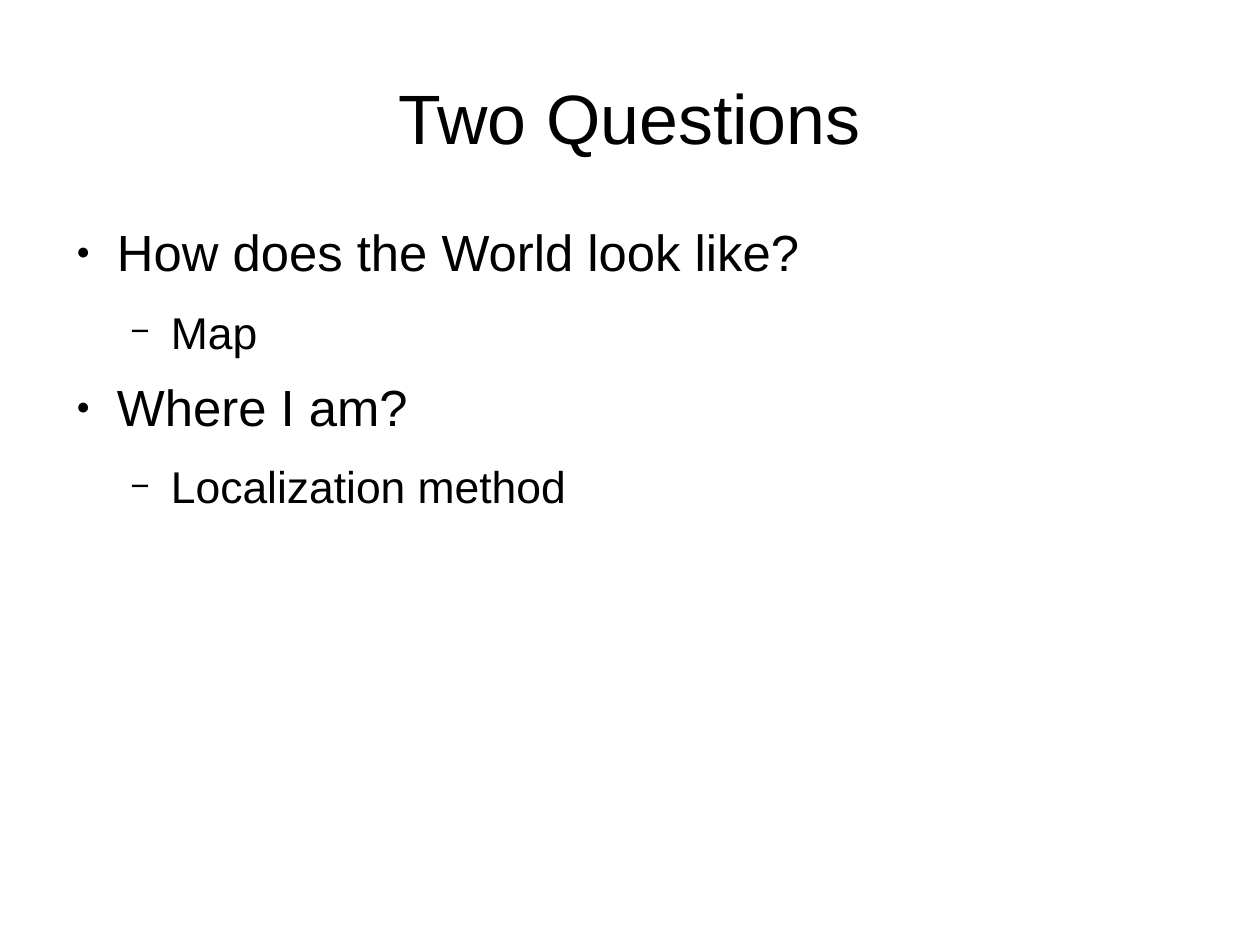
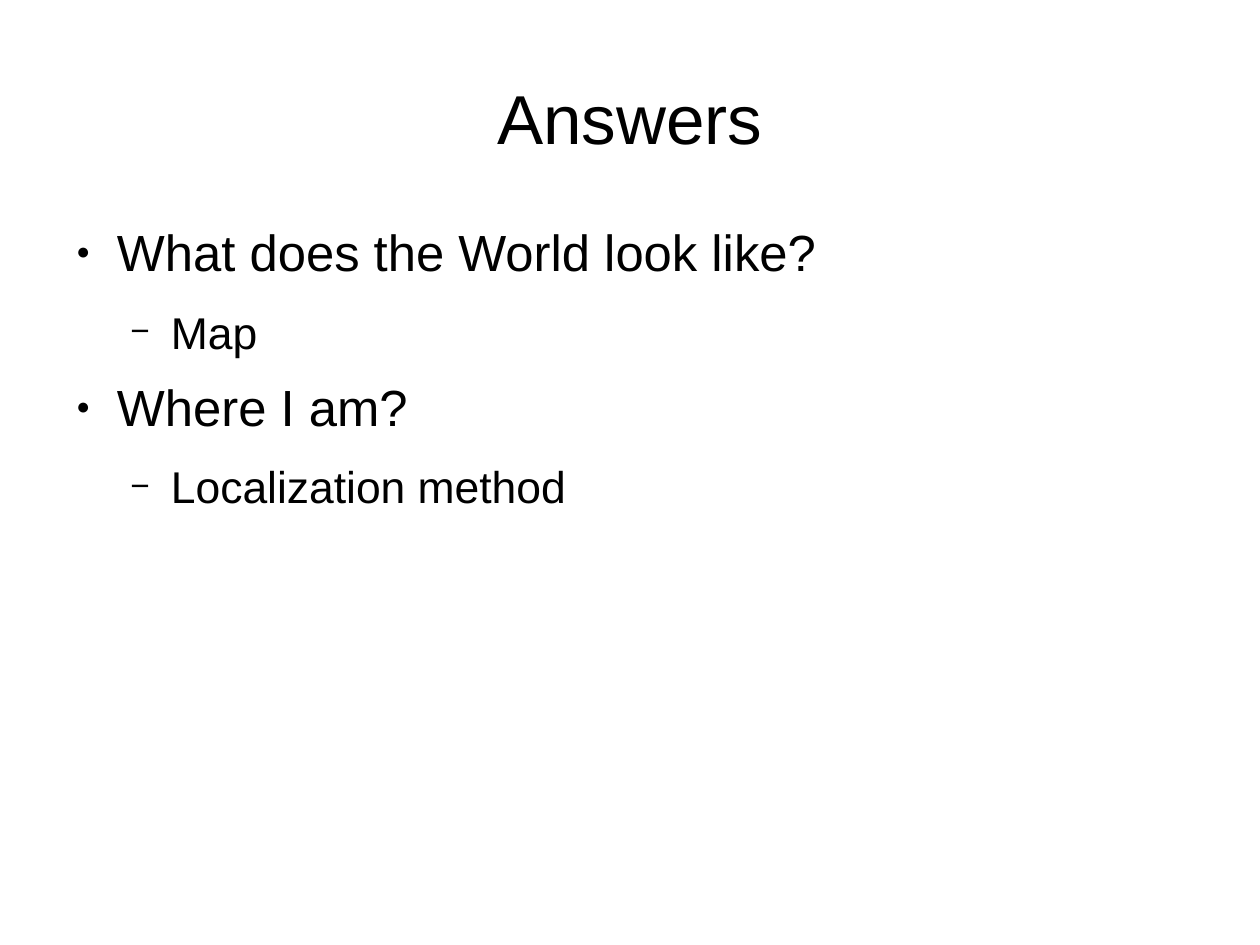
Before and after one commit to peterborkuti/english, a slide deck: slide 6 of robotlocalization/robotlocalization_02.odp. Drawn at 1260x945 pixels with LibreOffice and Linux fonts; fonts in the diff are those of the drawing. Boxes give left, top, right and bottom in pixels: in the first picture for what was removed or moved away, otherwise in the second. Text is boxed around its words. In the diff, an @@ line names an element or a change of style, - is before the commit and + after.

```diff
--- a/robotlocalization/robotlocalization_02.odp
+++ b/robotlocalization/robotlocalization_02.odp
@@ title at (497,96,762,145): text changed; size 44 to 43.6 pt @@
-Two Questions
+Answers
@@ text at (117,234,815,272): text changed @@
-● How does the World look like?
+● What does the World look like?
```
Also in this commit, not shown: 39 other slides changed, 1 other file.
